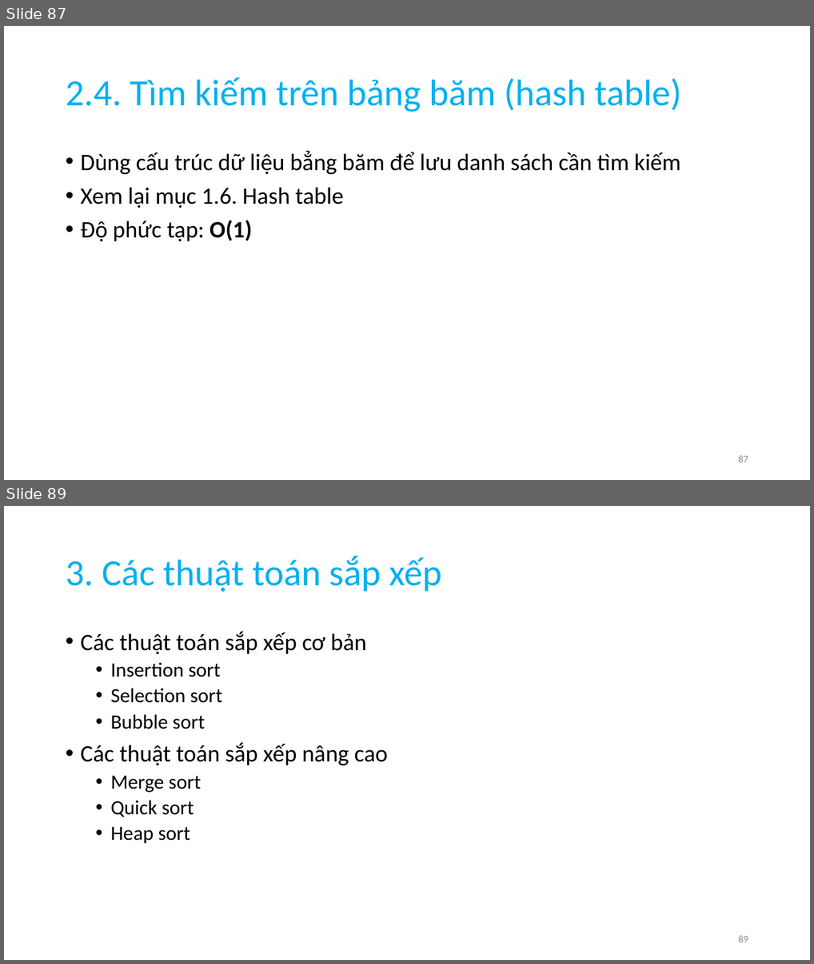
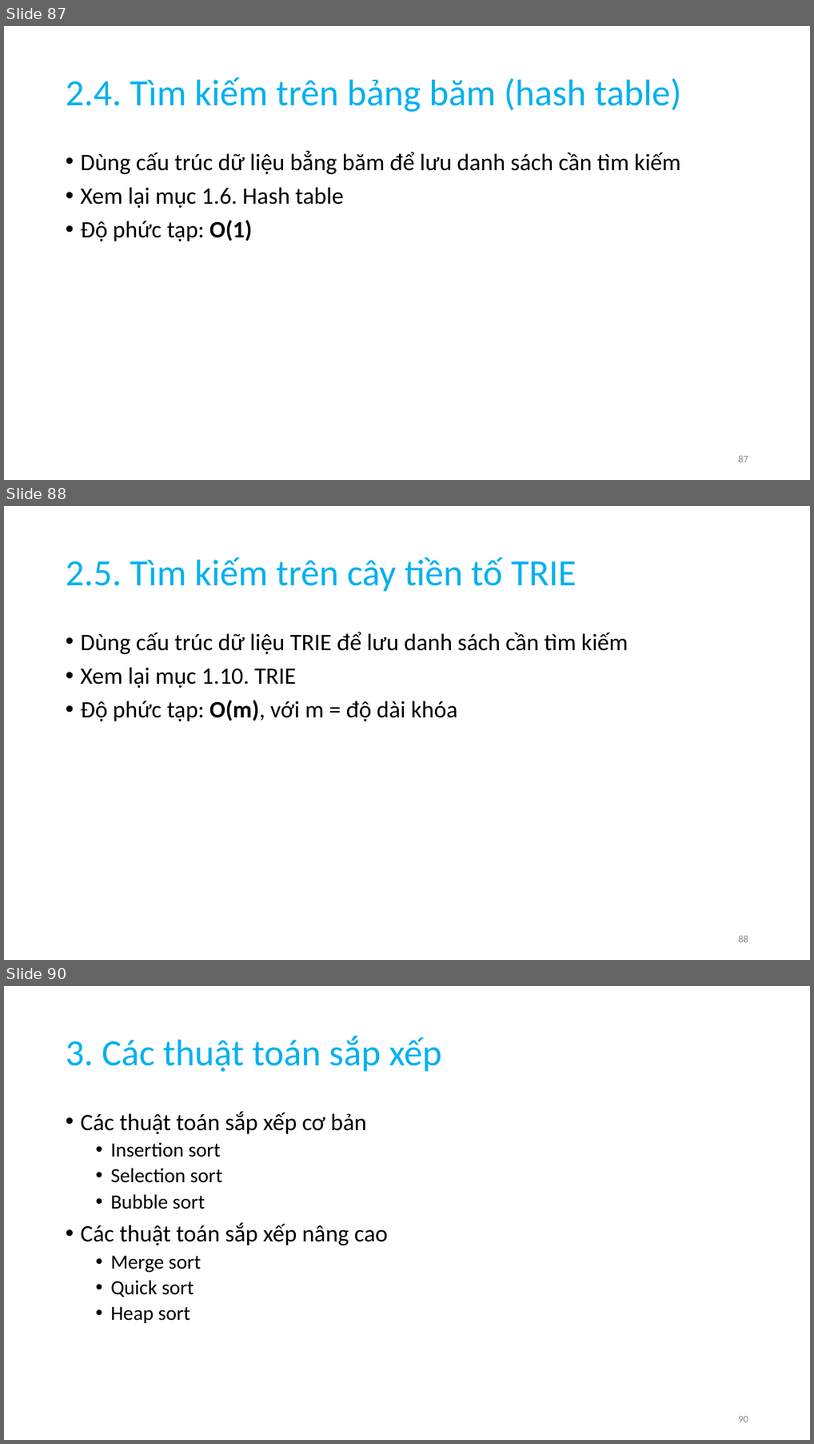
Before and after one commit to anhtuta/Notes, a slide deck: DSA.pptx. Shown one above the other, each under a label of ours: slides 87 and 89 before the commit, slides 87, 88 and 90 after it; the slides between them are not shown. The pictures are 814x964 and 814x1444 pixels, drawn with LibreOffice and Linux fonts; fonts in the diff are those of the drawing. Boxes give left, top, right and bottom in pixels: in the first picture for what was removed or moved away, otherwise in the second. Text is boxed around its words. In the diff, an @@ line names an element or a change of style, - is before the commit and + after.

```diff
--- a/DSA.pptx
+++ b/DSA.pptx
@@ slide 88 added at [4,506,810,960], background #FFFFFF @@
@@ title added at [66,557,577,592], 44 pt, text #00B0F0 @@
+2.5. Tìm kiếm trên cây tiền tố TRIE
@@ text added at [81,632,628,721], 28 pt, text #000000 @@
+• Dùng cấu trúc dữ liệu TRIE để lưu danh sách cần tìm kiếm
+• Xem lại mục 1.10. TRIE
+• Độ phức tạp: O(m), với m = độ dài khóa
@@ page number added at [738,935,749,942], 12 pt, text #8C8C8C @@
+88
@@ what was slide 89 is now slide 90 @@
@@ page number at [738,1416,749,1422]: text changed @@
-89
+90
```
Also in this commit, not shown: 3 slides changed, 3 other files.
